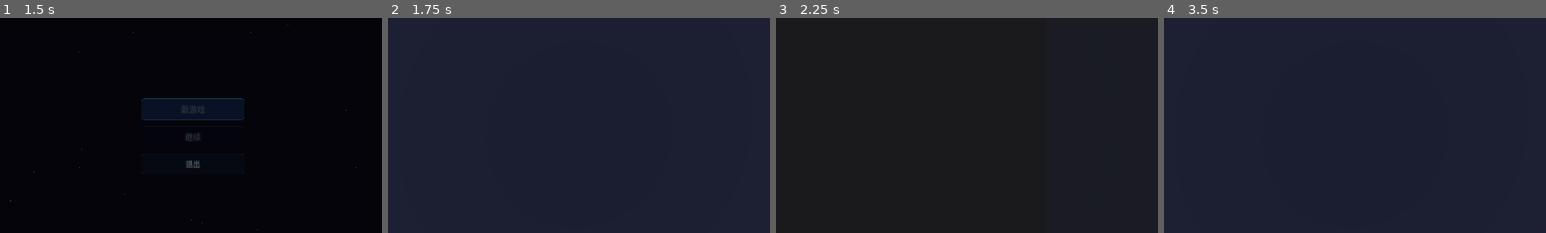
Above: before the commit, frames 1-4 (left to right).
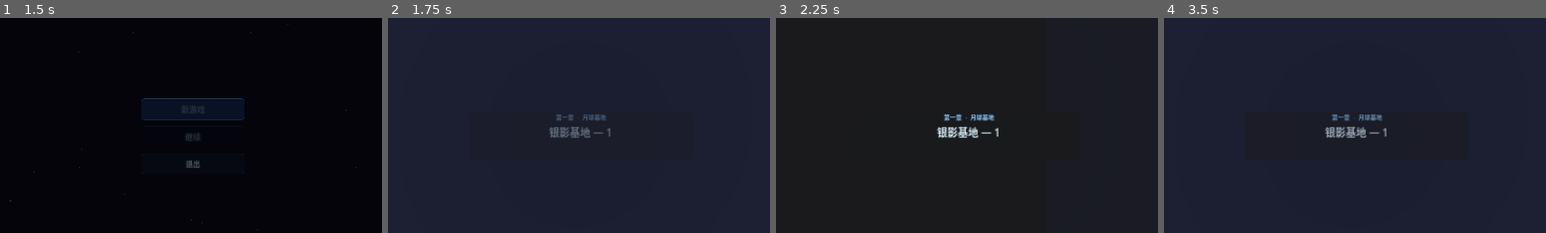
Above: after the commit, the same moments.

Repository: kanayuki/Mirror-Cosmos
Game: Godot game, scene res://scenes/ui/main_menu.tscn
Two runs of this game, one before a commit and one after it. Both use one fixed random seed, a clock stepped at 60 frames per second and the inputs below. Sound files missing from this copy of the repository are replaced by a short silence.
Inputs (mouse positions are % of the whole screen's width and height, from its top left):
- Up to frame 1 (1.5 s): move the mouse to (72, 45) at 0.52 s; hold D (move_right) 0.53-1.25 s; hold L (open_log) 0.53-1.25 s; click (72, 45) at 0.67 s; tap Space (jump) at 0.77 s; click "新游戏" at 1.25 s
- Up to frame 2 (1.75 s): no input
- Up to frame 3 (2.25 s): move the mouse to (30, 55) at 2.02 s; hold S (move_back) from 2.03 s (still down); tap L (open_log) at 2.1 s
- Up to frame 4 (3.5 s): tap Space (jump) at 2.27 s; release S (move_back) at 2.75 s; click "✕ 关闭 [Esc]" at 2.75 s
The pictures show only the part of the screen within x 25-75%, y 22-72%; the shares and areas given below are measured in that part.

Frame 1 is identical in both runs. In frame 2, 0.6% of the frame differs, in the area x 42-59%, y 44-56%; in frame 3, 0.8%; in frame 4, 0.7%.

Commit message:
Review fixes + Phase 5: level intro card, log voice playback
Review fix — audio_manager.gd:
- Removed level_loaded → play_sfx("level_complete") connection; it fired
  on every load including game start. level_complete SFX is now triggered
  directly from level_complete_ui.gd._on_puzzle_solved() so it plays only
  when the solved panel actually appears.

Level intro card (new):
- scenes/ui/level_intro.tscn + scripts/level_intro.gd
- CanvasLayer (layer=12) that fades in (0.3s), holds (1.4s), fades out (0.5s)
  each time level_loaded fires. Non-blocking — consumes no input.
- Shows chapter label ("第一章 · 月球基地") and level name from LevelData.
- _show() kills any in-progress tween before starting a new one, so rapid
  level reloads (retry) don't leave a stuck overlay.
- Added as first overlay in main.tscn (before LevelComplete) so it renders
  beneath puzzle-solved UI.

Log voice playback (log_viewer.gd + log_viewer.tscn):
- Added "▶ 播放" Button to the Header row; visible only when selected entry
  has a non-empty audio_path that actually exists on disk.
- AudioStreamPlayer created lazily on first play, attached to LogViewer node.
- Toggle behaviour: second press while playing stops playback.
- Button label switches between "▶ 播放" and "■ 停止" to reflect state.
- _stop_voice() called on entry switch and on _close() so audio never bleeds
  past the viewer closing or a different entry being selected.

https://claude.ai/code/session_01Rmf1hiRayPGCpekRyBLCcc

Diff:
--- a/autoload/audio_manager.gd
+++ b/autoload/audio_manager.gd
@@ -72,8 +72,9 @@
 	GameManager.mirror_rotated.connect(func(_d): play_sfx("mirror_rotate"))
 	GameManager.puzzle_solved.connect(func():    play_sfx("beam_solved"))
 	GameManager.mode_changed.connect(func(_m):   play_sfx("mode_switch"))
-	GameManager.level_loaded.connect(func(_d):   play_sfx("level_complete"))
 	LogManager.log_collected.connect(func(_e):   play_sfx("fragment_collect"))
+	# "level_complete" is triggered by LevelCompleteUI when the panel shows,
+	# NOT here — connecting to level_loaded would play it on every load including game start.
 
 # ── Public API ─────────────────────────────────────────────────────────────
 func play_sfx(key: String) -> void:
--- a/scenes/main.tscn
+++ b/scenes/main.tscn
@@ -10,6 +10,7 @@
 [ext_resource type="PackedScene" path="res://scenes/ui/level_complete.tscn"   id="8"]
 [ext_resource type="PackedScene" path="res://scenes/ui/log_viewer.tscn"       id="9"]
 [ext_resource type="PackedScene" path="res://scenes/ui/pause_menu.tscn"       id="10"]
+[ext_resource type="PackedScene" path="res://scenes/ui/level_intro.tscn"      id="11"]
 
 [node name="Main" type="Node"]
 script = ExtResource("2")
@@ -114,6 +115,8 @@
 text = "+"
 visible = false
 
+[node name="LevelIntro" parent="." instance=ExtResource("11")]
+
 [node name="LevelComplete" parent="." instance=ExtResource("8")]
 
 [node name="PauseMenu" parent="." instance=ExtResource("10")]
--- /dev/null
+++ b/scenes/ui/level_intro.tscn
@@ -0,0 +1,34 @@
+[gd_scene load_steps=2 format=3]
+
+[ext_resource type="Script" path="res://scripts/level_intro.gd" id="1"]
+
+[node name="LevelIntro" type="CanvasLayer"]
+layer = 12
+script = ExtResource("1")
+
+[node name="Panel" type="PanelContainer" parent="."]
+anchor_left = 0.5
+anchor_top = 0.5
+anchor_right = 0.5
+anchor_bottom = 0.5
+offset_left = -280.0
+offset_top = -60.0
+offset_right = 280.0
+offset_bottom = 60.0
+grow_horizontal = 2
+grow_vertical = 2
+
+[node name="VBox" type="VBoxContainer" parent="Panel"]
+theme_override_constants/separation = 6
+
+[node name="ChapterLabel" type="Label" parent="Panel/VBox"]
+horizontal_alignment = 1
+theme_override_font_sizes/font_size = 15
+modulate = Color(0.55, 0.80, 1.0, 1)
+text = "第一章  ·  月球基地"
+
+[node name="LevelName" type="Label" parent="Panel/VBox"]
+horizontal_alignment = 1
+theme_override_font_sizes/font_size = 26
+modulate = Color(0.85, 0.95, 1.0, 1)
+text = ""
--- a/scenes/ui/log_viewer.tscn
+++ b/scenes/ui/log_viewer.tscn
@@ -25,6 +25,11 @@
 size_flags_horizontal = 3
 text = "日志  0 条"
 modulate = Color(0.5, 0.9, 1.0, 1)
+
+[node name="PlayBtn" type="Button" parent="Panel/VBox/Header"]
+theme_override_font_sizes/font_size = 14
+text = "▶  播放"
+visible = false
 
 [node name="CloseBtn" type="Button" parent="Panel/VBox/Header"]
 text = "✕  关闭  [Esc]"
--- a/scripts/level_complete_ui.gd
+++ b/scripts/level_complete_ui.gd
@@ -39,6 +39,7 @@
 			_stars[i].modulate = Color(0.30, 0.30, 0.30, 0.45)
 
 	visible = true
+	AudioManager.play_sfx("level_complete")
 	var tw := create_tween()
 	tw.tween_property(_panel, "modulate:a", 1.0, 0.30)
 	tw.tween_callback(func(): _animate_stars(count))
--- /dev/null
+++ b/scripts/level_intro.gd
@@ -0,0 +1,38 @@
+## LevelIntroCard — brief name overlay shown each time a level loads.
+## Fades in quickly, holds, then fades out — non-blocking (no input consumed).
+extends CanvasLayer
+
+@onready var _panel:      Control = $Panel
+@onready var _chapter:    Label   = $Panel/VBox/ChapterLabel
+@onready var _level_name: Label   = $Panel/VBox/LevelName
+
+var _tween: Tween = null
+
+func _ready() -> void:
+	visible = false
+	GameManager.level_loaded.connect(_on_level_loaded)
+
+func _on_level_loaded(data: LevelData) -> void:
+	_chapter.text    = _chapter_text(GameManager.current_level_index)
+	_level_name.text = data.level_name
+	_show()
+
+func _show() -> void:
+	# Cancel any in-progress card from a rapid level reload
+	if _tween != null:
+		_tween.kill()
+
+	visible = true
+	_panel.modulate.a = 0.0
+
+	_tween = create_tween()
+	_tween.tween_property(_panel, "modulate:a", 1.0, 0.30)
+	_tween.tween_interval(1.40)
+	_tween.tween_property(_panel, "modulate:a", 0.0, 0.50)
+	_tween.tween_callback(func(): visible = false)
+
+func _chapter_text(index: int) -> String:
+	# Chapter labels — extend as more chapters are added
+	match index:
+		0, 1, 2, 3: return "第一章  ·  月球基地"
+		_:           return "未知章节"
--- a/scripts/log_viewer.gd
+++ b/scripts/log_viewer.gd
@@ -5,18 +5,21 @@
 
 @onready var _panel:       PanelContainer = $Panel
 @onready var _count_label: Label          = $Panel/VBox/Header/CountLabel
+@onready var _play_btn:    Button         = $Panel/VBox/Header/PlayBtn
 @onready var _log_list:    ItemList       = $Panel/VBox/Body/LogList
 @onready var _log_text:    RichTextLabel  = $Panel/VBox/Body/LogText
 @onready var _close_btn:   Button         = $Panel/VBox/Header/CloseBtn
 @onready var _notify:      Label          = $NotifyLabel
 
 var _entries: Array[LogEntry] = []
+var _voice_player: AudioStreamPlayer = null
 
 func _ready() -> void:
 	visible = false
 	LogManager.log_collected.connect(_on_log_collected)
 	_log_list.item_selected.connect(_on_item_selected)
-	_close_btn.pressed.connect(func(): visible = false)
+	_close_btn.pressed.connect(func(): _close())
+	_play_btn.pressed.connect(_on_play_pressed)
 	_notify.visible = false
 
 func _unhandled_input(event: InputEvent) -> void:
@@ -24,7 +27,7 @@
 		# Consume all unhandled input while open to prevent mode switches etc.
 		get_viewport().set_input_as_handled()
 		if event.is_action_pressed("open_log") or event.is_action_pressed("ui_cancel"):
-			visible = false
+			_close()
 		return
 	if event.is_action_pressed("open_log"):
 		_toggle()
@@ -33,6 +36,10 @@
 	visible = not visible
 	if visible:
 		_refresh()
+
+func _close() -> void:
+	_stop_voice()
+	visible = false
 
 # ── Content ────────────────────────────────────────────────────────────────
 func _refresh() -> void:
@@ -46,14 +53,50 @@
 		_on_item_selected(0)
 	else:
 		_log_text.text = "[color=gray][i]尚未收集任何记忆碎片。[/i][/color]"
+		_play_btn.visible = false
 
 func _on_item_selected(idx: int) -> void:
 	if idx < 0 or idx >= _entries.size():
 		return
+	_stop_voice()
 	var e := _entries[idx]
 	_log_text.text = (
 		"[b]%s[/b]\n[color=gray][i]%s[/i][/color]\n\n%s" % [e.title, e.date_stamp, e.body]
 	)
+	# Show play button only when a voice file exists for this entry
+	_play_btn.visible = not e.audio_path.is_empty() and ResourceLoader.exists(e.audio_path)
+	_play_btn.text = "▶  播放"
+
+# ── Voice playback ─────────────────────────────────────────────────────────
+func _on_play_pressed() -> void:
+	var idx := _log_list.get_selected_items()
+	if idx.is_empty():
+		return
+	var e := _entries[idx[0]]
+	if e.audio_path.is_empty() or not ResourceLoader.exists(e.audio_path):
+		return
+
+	if _voice_player == null:
+		_voice_player = AudioStreamPlayer.new()
+		_voice_player.bus = "SFX"
+		_voice_player.finished.connect(_on_voice_finished)
+		add_child(_voice_player)
+
+	if _voice_player.playing:
+		_stop_voice()
+		return  # Toggle: second press stops playback
+
+	_voice_player.stream = ResourceLoader.load(e.audio_path)
+	_voice_player.play()
+	_play_btn.text = "■  停止"
+
+func _stop_voice() -> void:
+	if _voice_player != null and _voice_player.playing:
+		_voice_player.stop()
+	_play_btn.text = "▶  播放"
+
+func _on_voice_finished() -> void:
+	_play_btn.text = "▶  播放"
 
 # ── Collection notification ────────────────────────────────────────────────
 func _on_log_collected(entry: LogEntry) -> void:
Not shown: 1 places in scenes/main.tscn that only renumber resources
